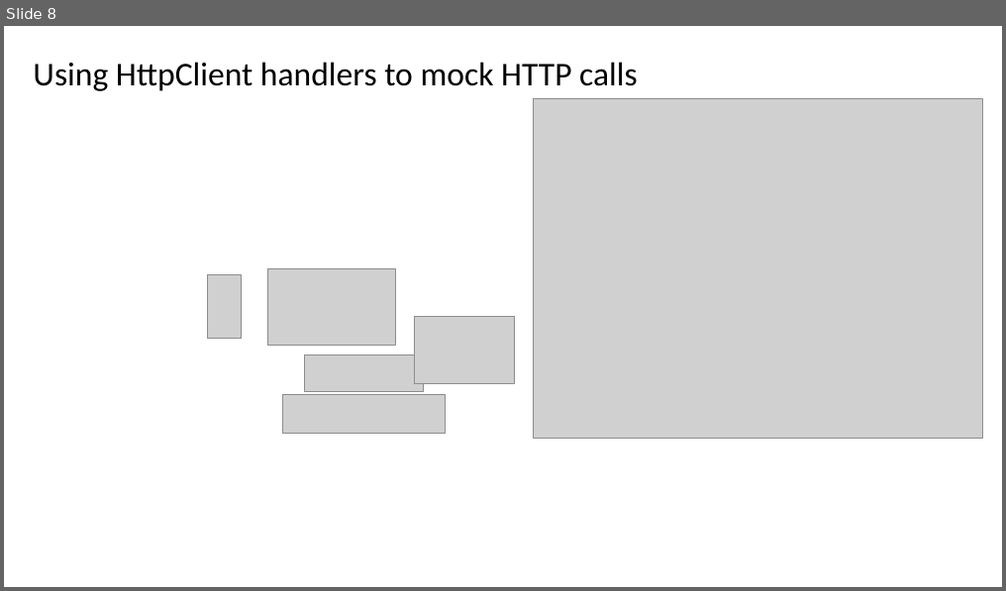
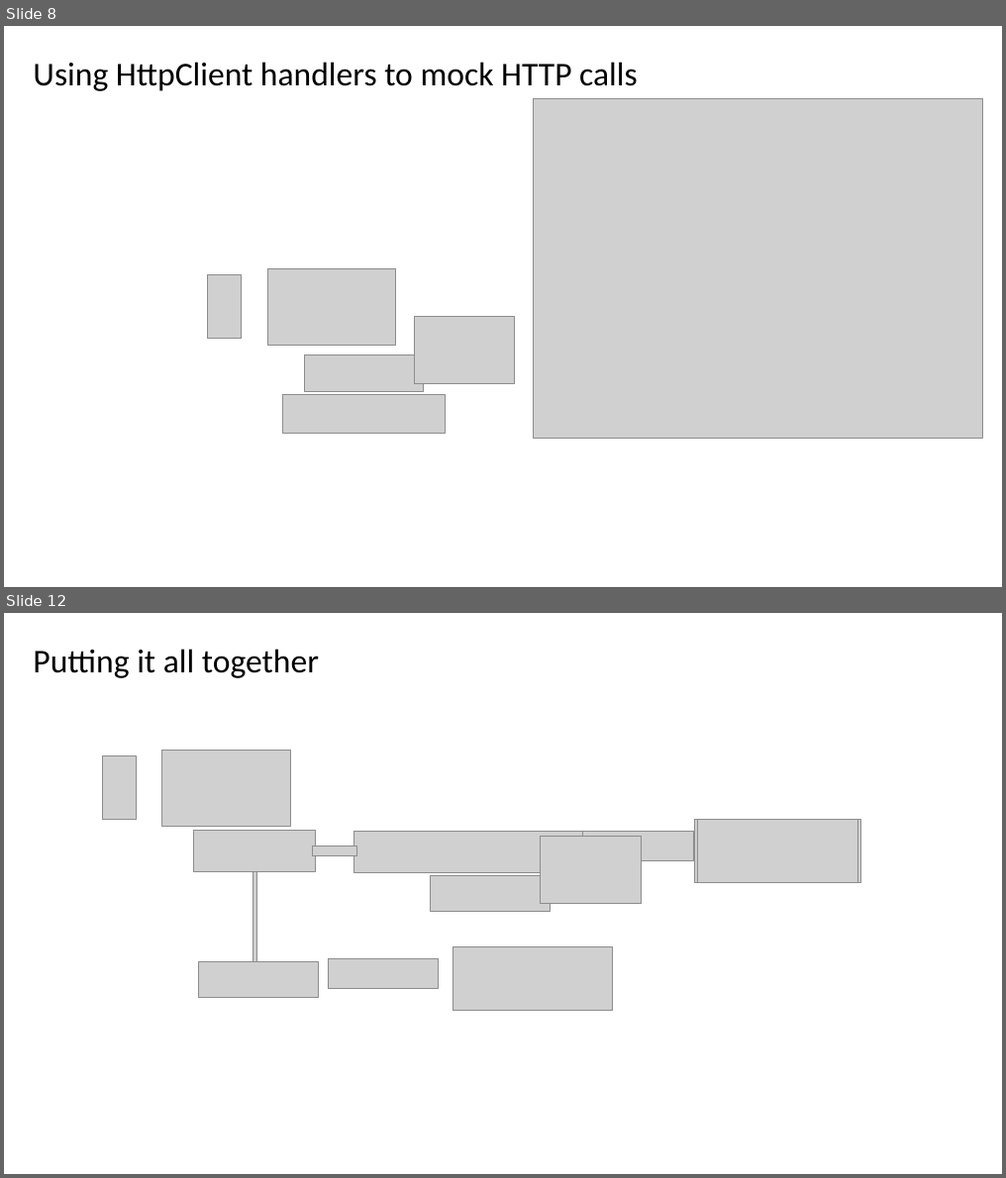
Before and after one commit to springcomp/azure-functions-university, a slide deck: assets/Calling third-party API using Refit.pptx. Shown one above the other, each under a label of ours: slide 8 before the commit, slides 8 and 12 after it; the slides between them are not shown. The pictures are 1006x591 and 1006x1178 pixels, drawn with LibreOffice and Linux fonts; fonts in the diff are those of the drawing; grey boxes stand for pictures. Boxes give left, top, right and bottom in pixels: in the first picture for what was removed or moved away, otherwise in the second. Text is boxed around its words. In the diff, an @@ line names an element or a change of style, - is before the commit and + after.

```diff
--- a/assets/Calling third-party API using Refit.pptx
+++ b/assets/Calling third-party API using Refit.pptx
@@ slide 12 added at box(4, 613, 1002, 1174), background #FFFFFF @@
@@ text added at box(33, 649, 319, 678), 32 pt, text #000000 @@
+Putting it all together
@@ picture added at box(102, 757, 136, 820) @@
@@ picture added at box(162, 750, 291, 827) @@
@@ picture added at box(695, 820, 860, 882) @@
@@ picture added at box(698, 820, 858, 882) @@
@@ picture added at box(193, 830, 315, 872) @@
@@ picture added at box(252, 840, 256, 989) @@
@@ picture added at box(313, 847, 356, 856) @@
@@ picture added at box(353, 832, 587, 872) @@
@@ picture added at box(541, 836, 642, 903) @@
@@ picture added at box(583, 832, 693, 861) @@
@@ picture added at box(431, 875, 549, 911) @@
@@ picture added at box(199, 961, 318, 998) @@
@@ picture added at box(328, 959, 439, 989) @@
@@ picture added at box(452, 948, 613, 1011) @@
```
Also in this commit, not shown: 3 other slides added, 1 other file.
